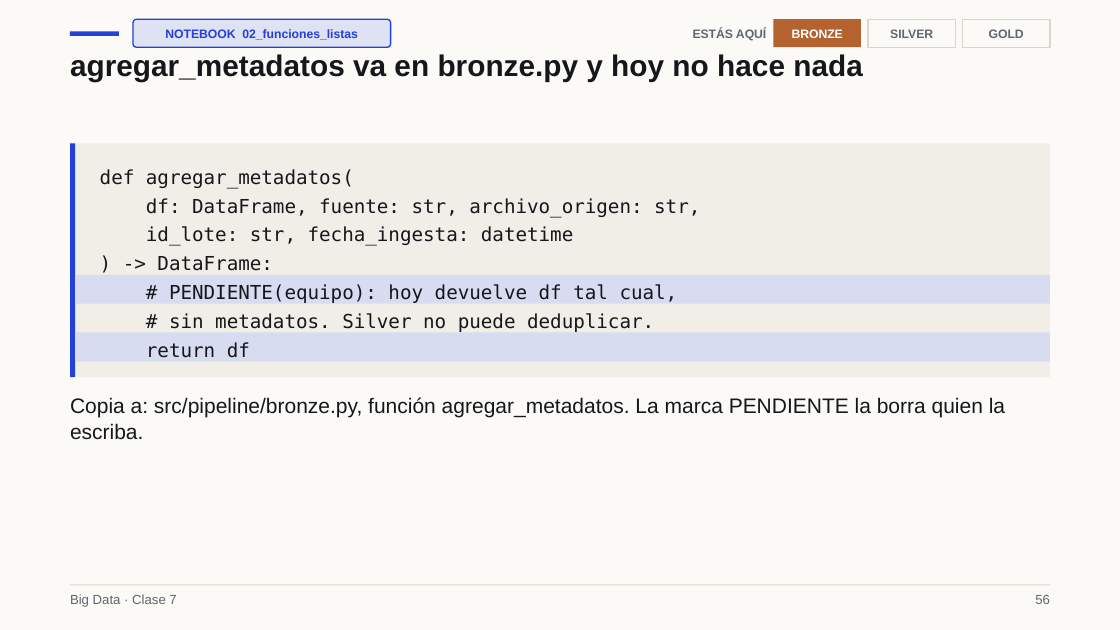
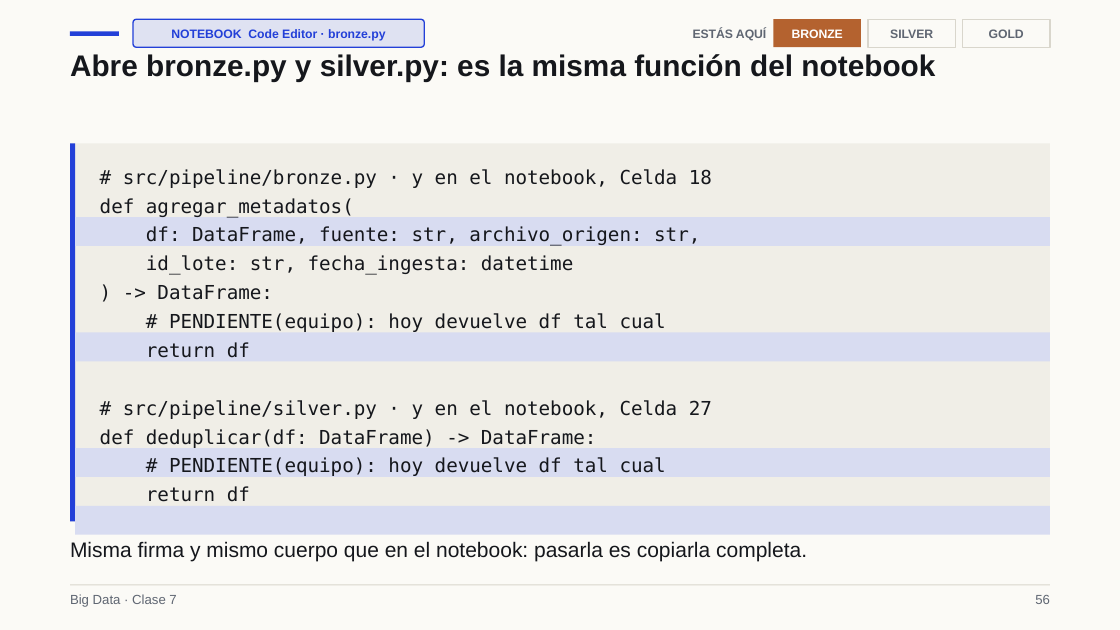
Before and after one commit to Apaezc/bigdata-udem-2026, a slide deck: slide 56 of curso/clase07/deck/slides.pptx. Drawn at 1120x630 pixels with LibreOffice and Linux fonts; fonts in the diff are those of the drawing. Boxes give left, top, right and bottom in pixels: in the first picture for what was removed or moved away, otherwise in the second. Text is boxed around its words. In the diff, an @@ line names an element or a change of style, - is before the commit and + after.

```diff
--- a/curso/clase07/deck/slides.pptx
+++ b/curso/clase07/deck/slides.pptx
@@ rounded rectangle resized from (x1=133, y1=19, x2=391, y2=47) to (x1=133, y1=19, x2=424, y2=47) @@
@@ text at (x1=171, y1=29, x2=385, y2=41): text changed @@
-NOTEBOOK 02_funciones_listas
+NOTEBOOK Code Editor · bronze.py
@@ text at (x1=70, y1=54, x2=935, y2=81): text changed @@
-agregar_metadatos va en bronze.py y hoy no hace nada
+Abre bronze.py y silver.py: es la misma función del notebook
@@ rectangle resized from (x1=70, y1=144, x2=1050, y2=377) to (x1=70, y1=144, x2=1050, y2=522) @@
@@ rectangle resized from (x1=70, y1=144, x2=75, y2=377) to (x1=70, y1=144, x2=75, y2=522) @@
@@ text at (x1=123, y1=169, x2=712, y2=188): paragraph added @@
+# src/pipeline/bronze.py · y en el notebook, Celda 18
@@ rectangle moved from (x1=76, y1=275, x2=1050, y2=303) to (x1=76, y1=217, x2=1050, y2=245) @@
@@ text at (x1=169, y1=313, x2=666, y2=332): text changed @@
-# PENDIENTE(equipo): hoy devuelve df tal cual,
-# sin metadatos. Silver no puede deduplicar.
+# PENDIENTE(equipo): hoy devuelve df tal cual
@@ text removed at (x1=70, y1=397, x2=1005, y2=440) @@
-Copia a: src/pipeline/bronze.py, función agregar_metadatos. La marca PENDIENTE la borra quien la escriba.
@@ text at (x1=100, y1=400, x2=712, y2=502): paragraphs added @@
+# src/pipeline/silver.py · y en el notebook, Celda 27
+def deduplicar(df: DataFrame) -> DataFrame:
+# PENDIENTE(equipo): hoy devuelve df tal cual
+return df
@@ rectangle added at (x1=76, y1=448, x2=1050, y2=476), fill #D8DCF1 @@
@@ rectangle added at (x1=76, y1=506, x2=1050, y2=534), fill #D8DCF1 @@
@@ text added at (x1=70, y1=541, x2=807, y2=562), 18 pt, text #15171C @@
+Misma firma y mismo cuerpo que en el notebook: pasarla es copiarla completa.
```
Also in this commit, not shown: 62 other slides changed, 1 slide added, 6 slides removed, 17 other files.
